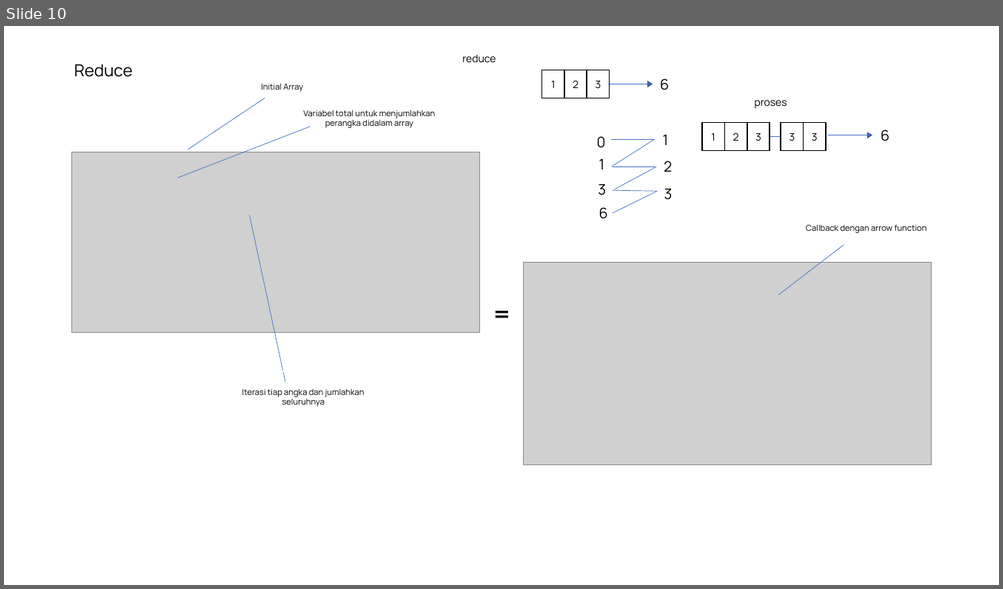
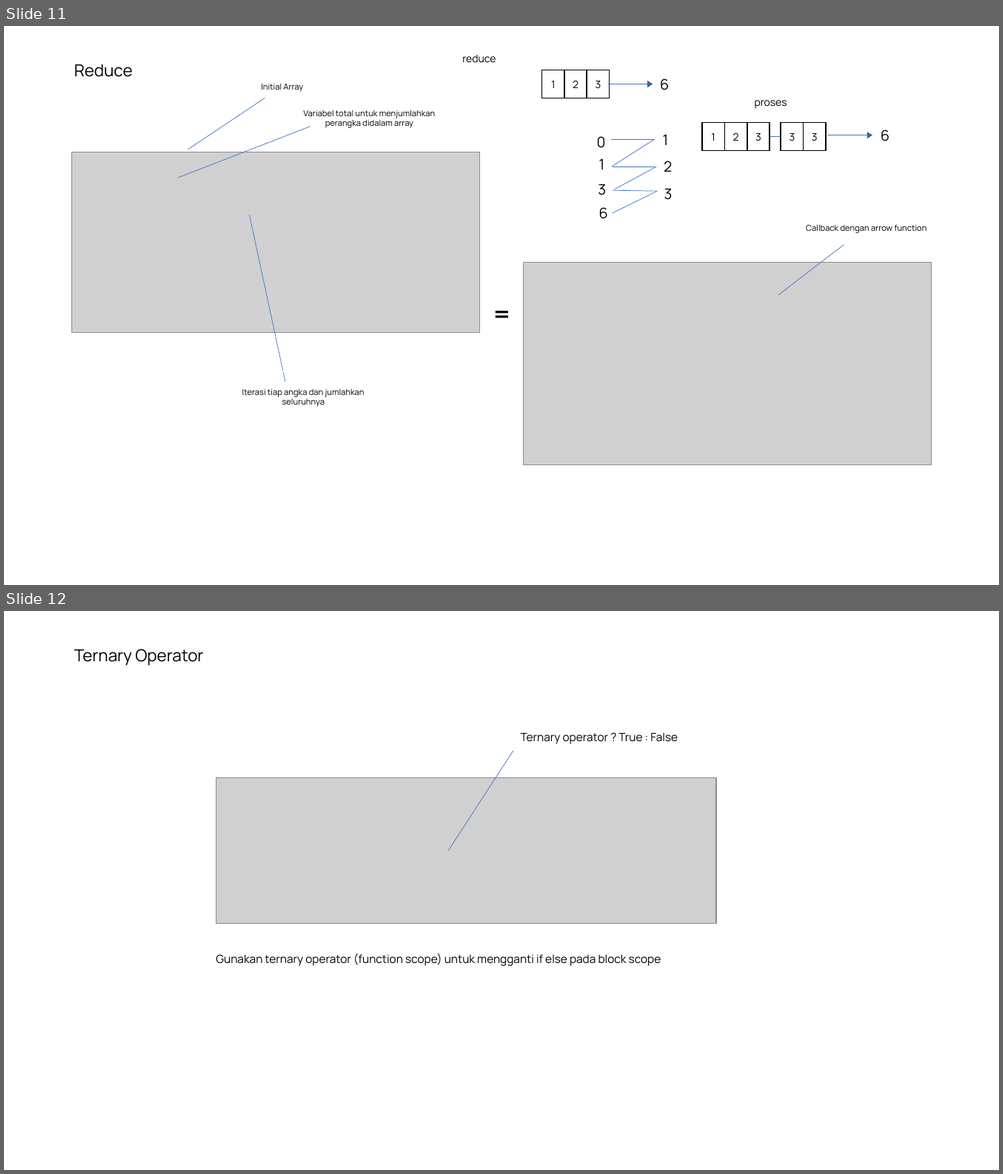
Before and after one commit to saddam-satria/learning-material, a slide deck: march/week-1/meeting-2/PPT.pptx. Shown one above the other, each under a label of ours: slide 10 before the commit, slides 11 and 12 after it. The pictures are 1003x589 and 1003x1174 pixels, drawn with LibreOffice and Linux fonts; fonts in the diff are those of the drawing; grey boxes stand for pictures. Boxes give left, top, right and bottom in pixels: in the first picture for what was removed or moved away, otherwise in the second. Text is boxed around its words. In the diff, an @@ line names an element or a change of style, - is before the commit and + after.

```diff
--- a/march/week-1/meeting-2/PPT.pptx
+++ b/march/week-1/meeting-2/PPT.pptx
@@ slide 12 added at <box>4,611,999,1170</box>, background #FFFFFF @@
@@ text added at <box>74,649,203,666</box>, 16 pt, text #000000 @@
+Ternary Operator
@@ text added at <box>521,732,677,744</box>, 11 pt, text #000000 @@
+Ternary operator ? True : False
@@ line added from (448, 851) to (513, 752), #4472C4 0.5 pt @@
@@ picture added at <box>216,778,716,924</box> @@
@@ text added at <box>216,954,661,966</box>, 11 pt, text #000000 @@
+Gunakan ternary operator (function scope) untuk mengganti if else pada block scope
@@ what was slide 10 is now slide 11 @@
```
Also in this commit, not shown: 2 other slides added, 3 other files.
